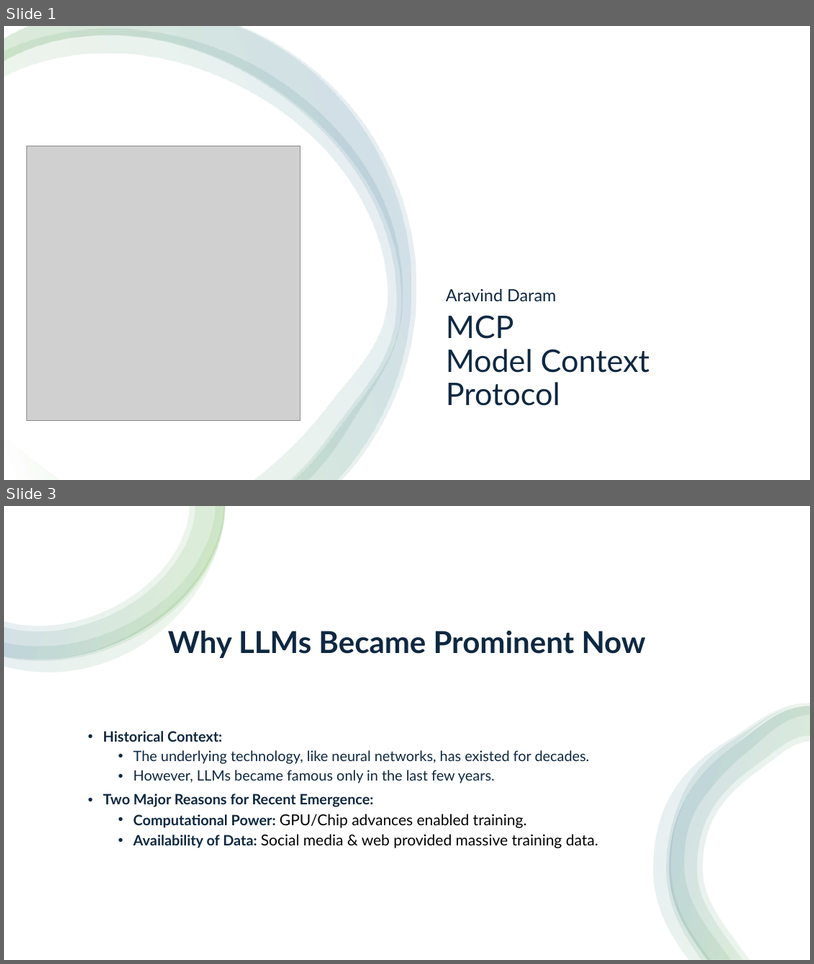
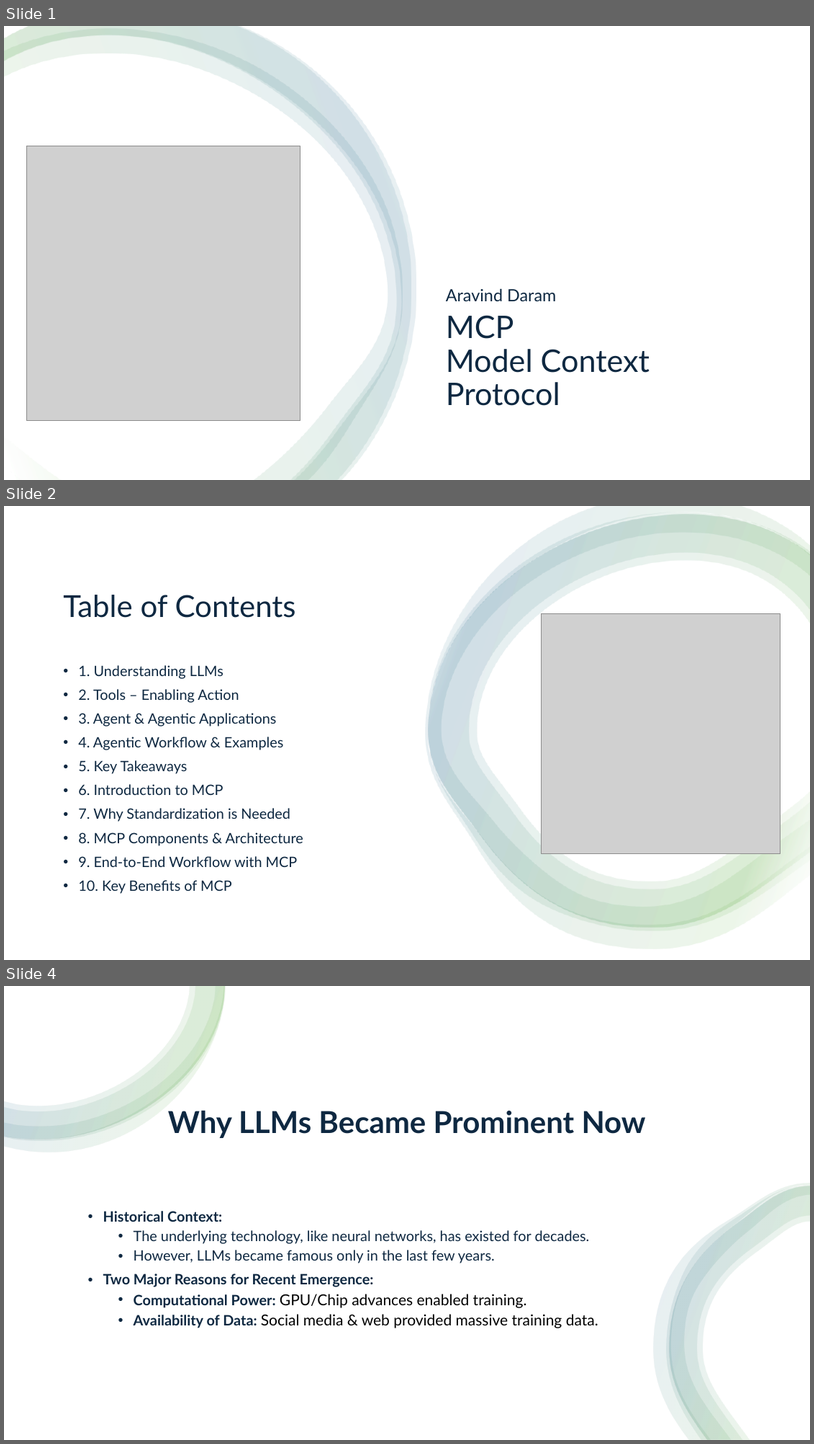
Before and after one commit to aravind07d/Artificial-Intelligent--Presentations, a slide deck: MCP.pptx. Shown one above the other, each under a label of ours: slides 1 and 3 before the commit, slides 1, 2 and 4 after it; the slides between them are not shown. The pictures are 814x964 and 814x1444 pixels, drawn with LibreOffice and Linux fonts; fonts in the diff are those of the drawing; grey boxes stand for pictures. Boxes give left, top, right and bottom in pixels: in the first picture for what was removed or moved away, otherwise in the second. Text is boxed around its words. In the diff, an @@ line names an element or a change of style, - is before the commit and + after.

```diff
--- a/MCP.pptx
+++ b/MCP.pptx
@@ slide 2 added at (4,506,810,960), background #FFFFFF @@
@@ rectangle added at (4,506,810,960), fill #FFFFFF @@
@@ group added at (426,506,810,948): 4 freeform shapes @@
@@ title added at (63,595,296,618), 36 pt, text #0E2841 @@
+Table of Contents
@@ picture added at (541,614,781,853) @@
@@ text added at (78,665,304,893), 17 pt, text #0E2841 @@
+• 1. Understanding LLMs
+• 2. Tools – Enabling Action
+• 3. Agent & Agentic Applications
+• 4. Agentic Workflow & Examples
+• 5. Key Takeaways
+• 6. Introduction to MCP
+• 7. Why Standardization is Needed
+• 8. MCP Components & Architecture
+• 9. End-to-End Workflow with MCP
+• 10. Key Benefits of MCP
@@ what was slide 3 is now slide 4 @@
```
Also in this commit, not shown: 2 slides changed, 8 other slides added.
